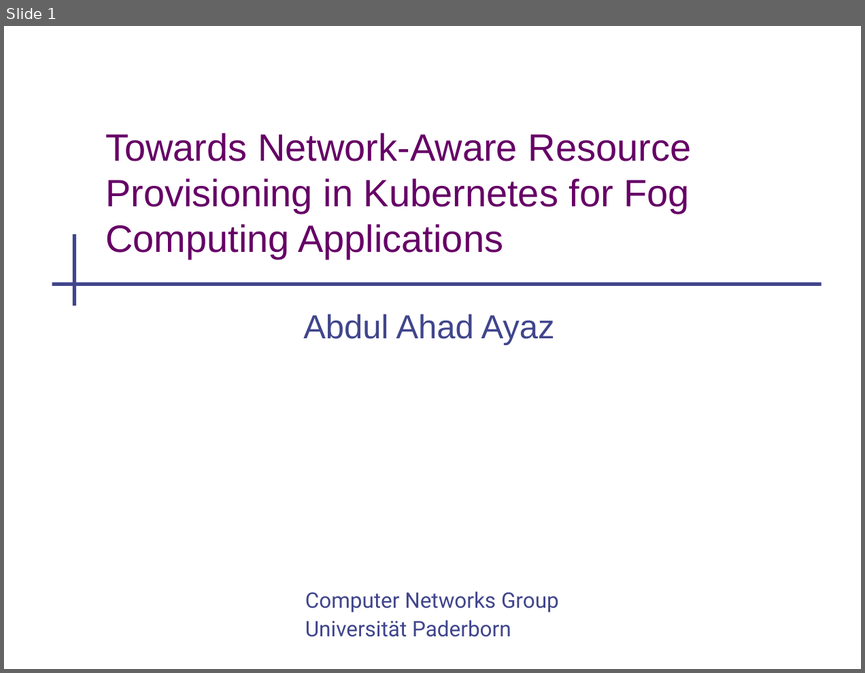
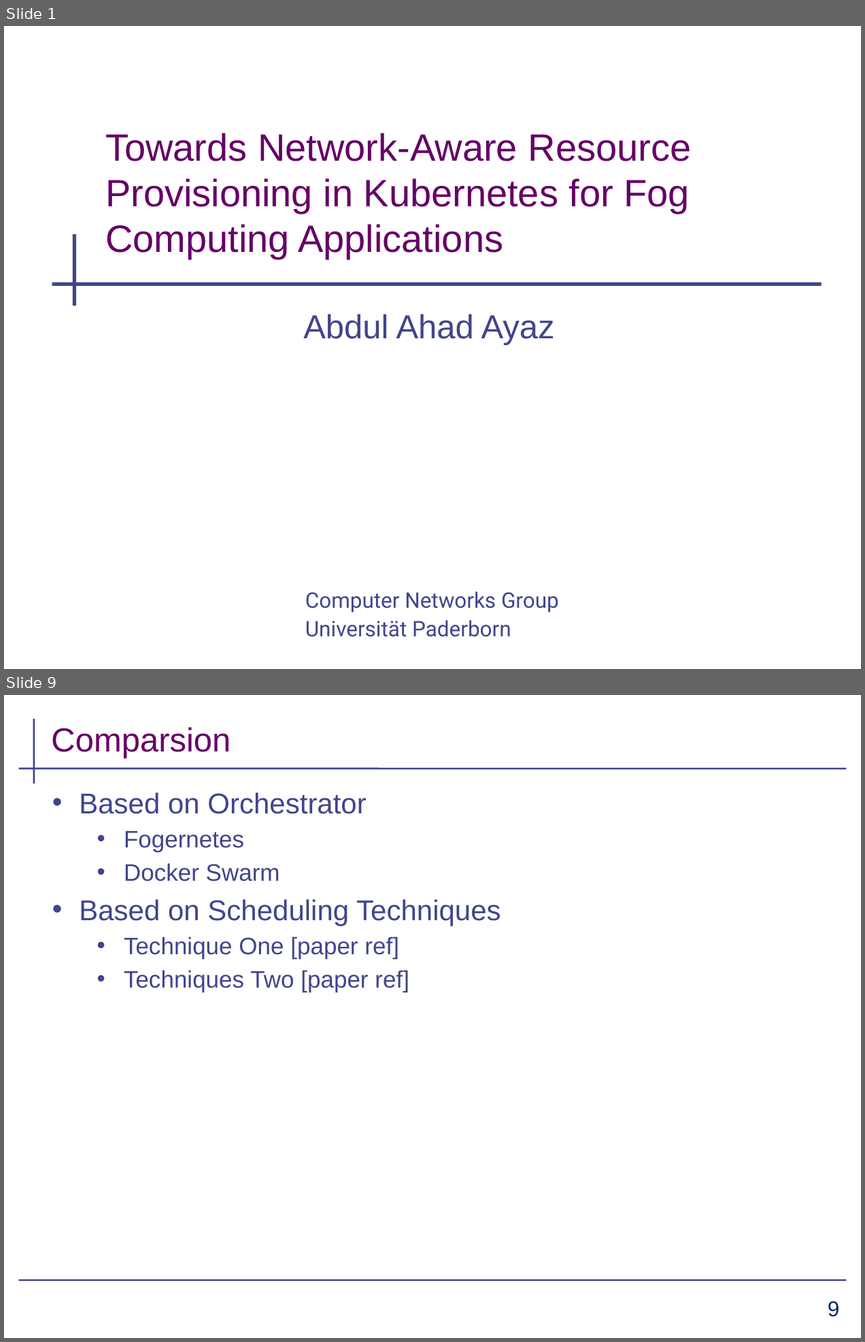
Before and after one commit to aahad91/Seminar-MLCN, a slide deck: Final_submission/presentation_draft.pptx. Shown one above the other, each under a label of ours: slide 1 before the commit, slides 1 and 9 after it; the slides between them are not shown. The pictures are 865x673 and 865x1342 pixels, drawn with LibreOffice and Linux fonts; fonts in the diff are those of the drawing; background and template pictures are left out. Boxes give left, top, right and bottom in pixels: in the first picture for what was removed or moved away, otherwise in the second. Text is boxed around its words. In the diff, an @@ line names an element or a change of style, - is before the commit and + after.

```diff
--- a/Final_submission/presentation_draft.pptx
+++ b/Final_submission/presentation_draft.pptx
@@ slide 9 added at <box>4,695,861,1338</box>, background #FFFFFF @@
@@ line added from (34, 719) to (34, 783), #40458C 1.5 pt @@
@@ title added at <box>51,727,230,758</box>, 28 pt, text #660066 @@
+Comparsion
@@ line added from (18, 768) to (847, 768), #40458C 1.5 pt @@
@@ text added at <box>79,792,501,992</box>, 20 pt, text #40458C @@
+• Based on Orchestrator
+  • Fogernetes
+  • Docker Swarm
+• Based on Scheduling Techniques
+  • Technique One [paper ref]
+  • Techniques Two [paper ref]
@@ line added from (18, 1279) to (847, 1279), #40458C 1.5 pt @@
@@ page number added at <box>827,1301,840,1317</box>, 18 pt, text #002664 @@
+9
```
Also in this commit, not shown: 5 slides changed, 4 other slides added, 2 other files.
